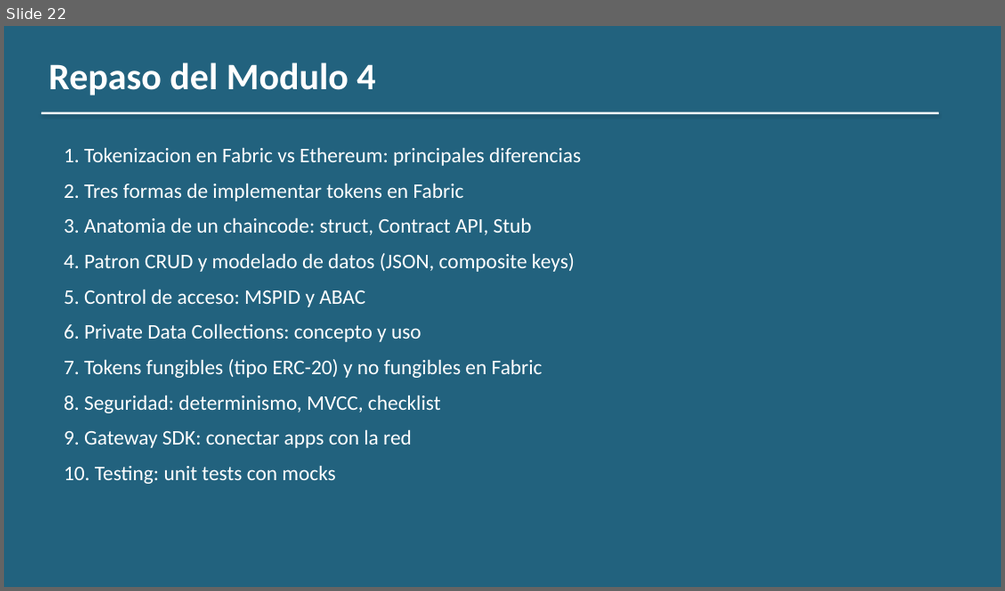
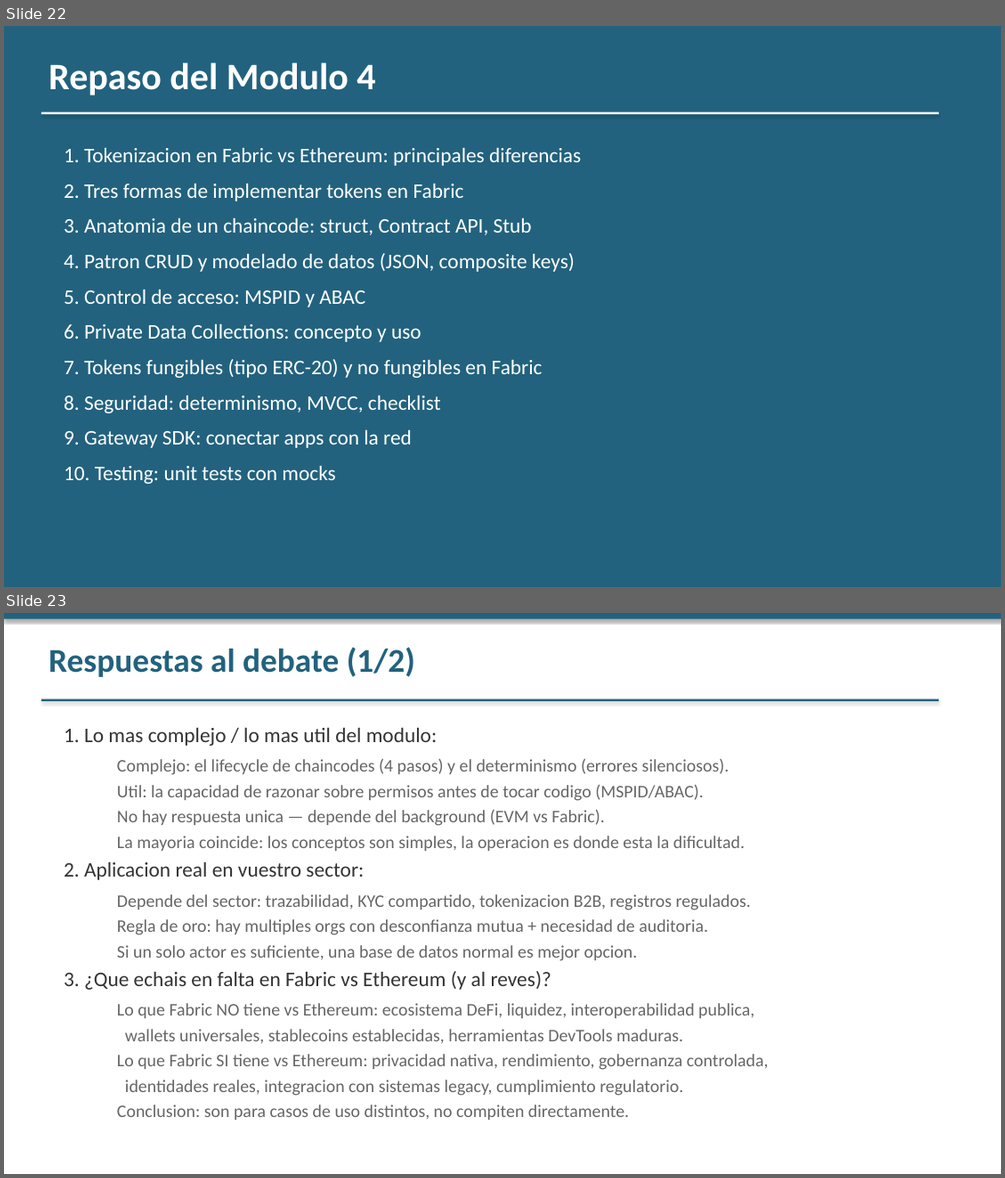
Before and after one commit to jjnieto/fabric, a slide deck: docs/slides/Modulo 4/dia_6.pptx. Shown one above the other, each under a label of ours: slide 22 before the commit, slides 22 and 23 after it. The pictures are 1005x591 and 1005x1178 pixels, drawn with LibreOffice and Linux fonts; fonts in the diff are those of the drawing. Boxes give left, top, right and bottom in pixels: in the first picture for what was removed or moved away, otherwise in the second. Text is boxed around its words. In the diff, an @@ line names an element or a change of style, - is before the commit and + after.

Commit message:
Día 5 y 6 Módulo 4: código Go a Node.js + slides de respuestas al debate y repaso

```diff
--- a/docs/slides/Modulo 4/dia_6.pptx
+++ b/docs/slides/Modulo 4/dia_6.pptx
@@ slide 23 added at bbox=[4, 613, 1001, 1174], background #FFFFFF @@
@@ rectangle added at bbox=[4, 613, 1001, 619], fill #22627E @@
@@ text added at bbox=[48, 647, 415, 677], 32 pt, text #22627E, bold @@
+Respuestas al debate (1/2)
@@ rectangle added at bbox=[41, 699, 938, 701], fill #22627E @@
@@ text added at bbox=[64, 727, 769, 1119], 17 pt, text #666666 @@
+1. Lo mas complejo / lo mas util del modulo:
+  Complejo: el lifecycle de chaincodes (4 pasos) y el determinismo (errores silenciosos).
+  Util: la capacidad de razonar sobre permisos antes de tocar codigo (MSPID/ABAC).
+  No hay respuesta unica — depende del background (EVM vs Fabric).
+  La mayoria coincide: los conceptos son simples, la operacion es donde esta la dificultad.
+2. Aplicacion real en vuestro sector:
+  Depende del sector: trazabilidad, KYC compartido, tokenizacion B2B, registros regulados.
+  Regla de oro: hay multiples orgs con desconfianza mutua + necesidad de auditoria.
+  Si un solo actor es suficiente, una base de datos normal es mejor opcion.
+3. ¿Que echais en falta en Fabric vs Ethereum (y al reves)?
+  Lo que Fabric NO tiene vs Ethereum: ecosistema DeFi, liquidez, interoperabilidad publica,
+  wallets universales, stablecoins establecidas, herramientas DevTools maduras.
+  Lo que Fabric SI tiene vs Ethereum: privacidad nativa, rendimiento, gobernanza controlada,
+  identidades reales, integracion con sistemas legacy, cumplimiento regulatorio.
+  Conclusion: son para casos de uso distintos, no compiten directamente.
```
Also in this commit, not shown: 2 slides changed, 3 other slides added, 10 other files.
